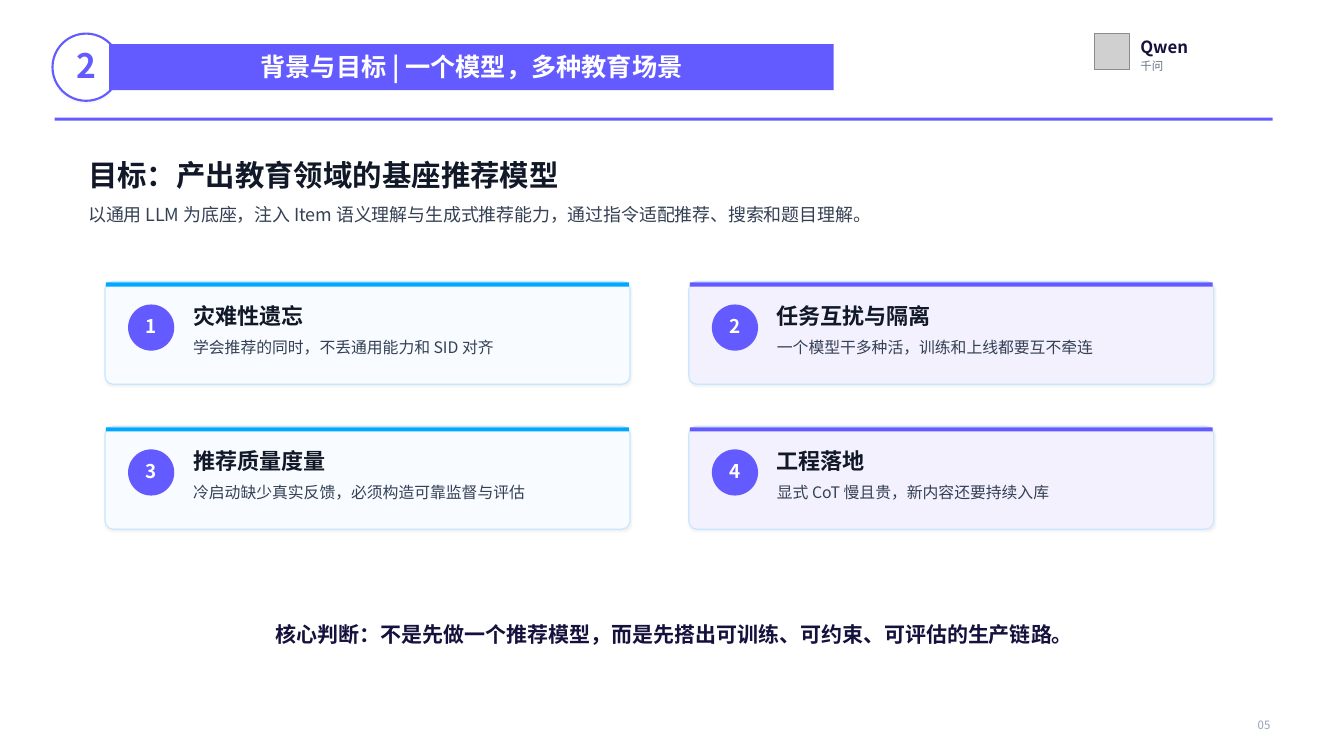
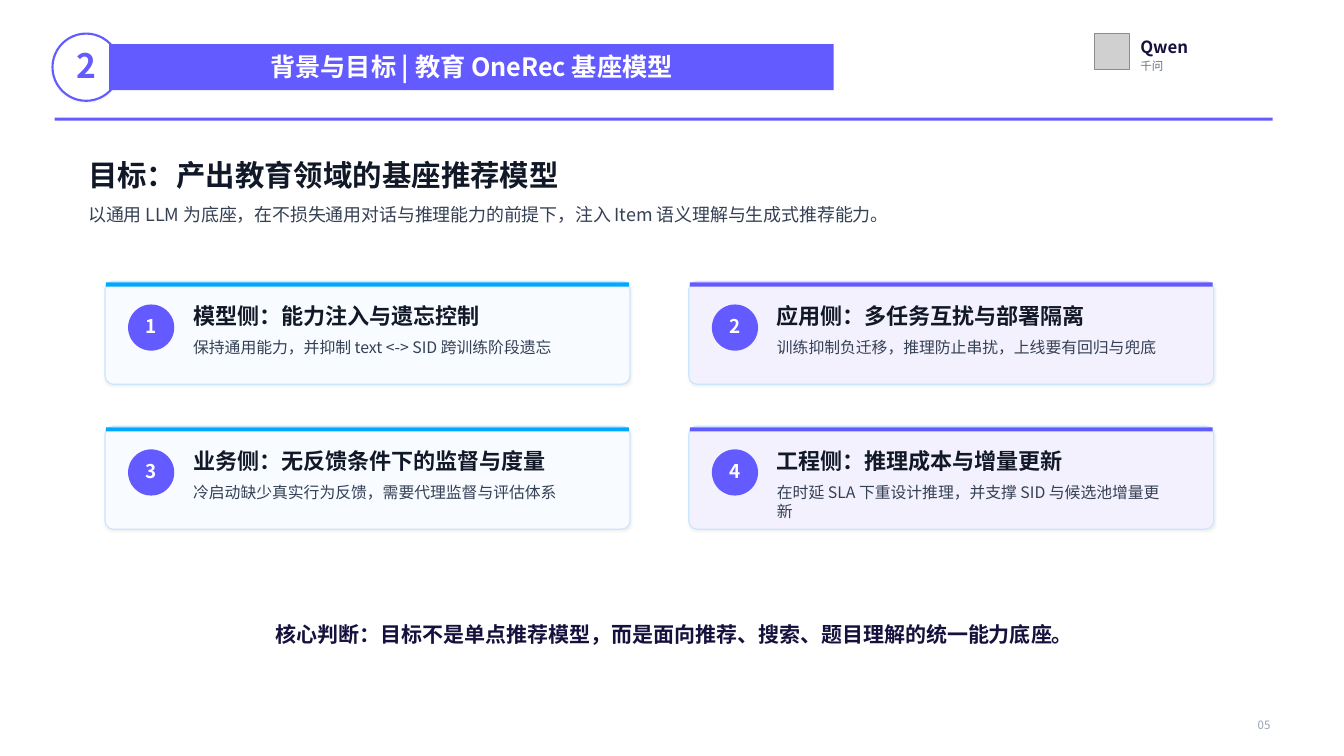
Before and after one commit to lisiaoliao/tequila_presentations, a slide deck: slide 3 of output/sections/02-背景与目标.pptx. Drawn at 1344x756 pixels with LibreOffice and Linux fonts; fonts in the diff are those of the drawing; grey boxes stand for pictures. Boxes give left, top, right and bottom in pixels: in the first picture for what was removed or moved away, otherwise in the second. Text is boxed around its words. In the diff, an @@ line names an element or a change of style, - is before the commit and + after.

```diff
--- a/output/sections/02-背景与目标.pptx
+++ b/output/sections/02-背景与目标.pptx
@@ text at (270, 54, 673, 79): text changed @@
-背景与目标 | 一个模型，多种教育场景
+背景与目标 | 教育 OneRec 基座模型
@@ text at (88, 206, 889, 223): text changed @@
-以通用 LLM 为底座，注入 Item 语义理解与生成式推荐能力，通过指令适配推荐、搜索和题目理解。
+以通用 LLM 为底座，在不损失通用对话与推理能力的前提下，注入 Item 语义理解与生成式推荐能力。
@@ text at (193, 305, 479, 326): text changed @@
-灾难性遗忘
+模型侧：能力注入与遗忘控制
@@ text at (777, 305, 1085, 326): text changed @@
-任务互扰与隔离
+应用侧：多任务互扰与部署隔离
@@ text at (193, 339, 552, 355): text changed @@
-学会推荐的同时，不丢通用能力和 SID 对齐
+保持通用能力，并抑制 text <-> SID 跨训练阶段遗忘
@@ text at (777, 339, 1156, 355): text changed @@
-一个模型干多种活，训练和上线都要互不牵连
+训练抑制负迁移，推理防止串扰，上线要有回归与兜底
@@ text at (193, 450, 545, 471): text changed @@
-推荐质量度量
+业务侧：无反馈条件下的监督与度量
@@ text at (777, 450, 1063, 471): text changed @@
-工程落地
+工程侧：推理成本与增量更新
@@ text at (193, 484, 556, 500): text changed @@
-冷启动缺少真实反馈，必须构造可靠监督与评估
+冷启动缺少真实行为反馈，需要代理监督与评估体系
@@ text at (777, 484, 1160, 518): text changed @@
-显式 CoT 慢且贵，新内容还要持续入库
+在时延 SLA 下重设计推理，并支撑 SID 与候选池增量更新
@@ text at (275, 624, 1073, 645): text changed @@
-核心判断：不是先做一个推荐模型，而是先搭出可训练、可约束、可评估的生产链路。
+核心判断：目标不是单点推荐模型，而是面向推荐、搜索、题目理解的统一能力底座。
```
Also in this commit, not shown: 2 other slides changed, 34 other files.
